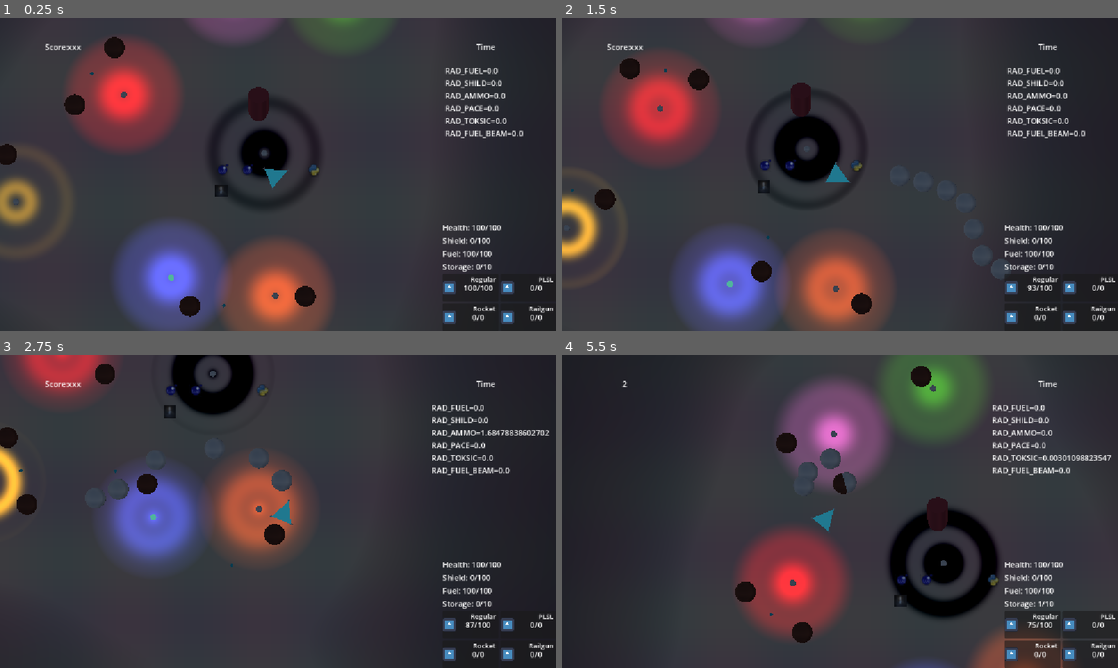
Above: before the commit, frames 1-4 (two rows, left to right).
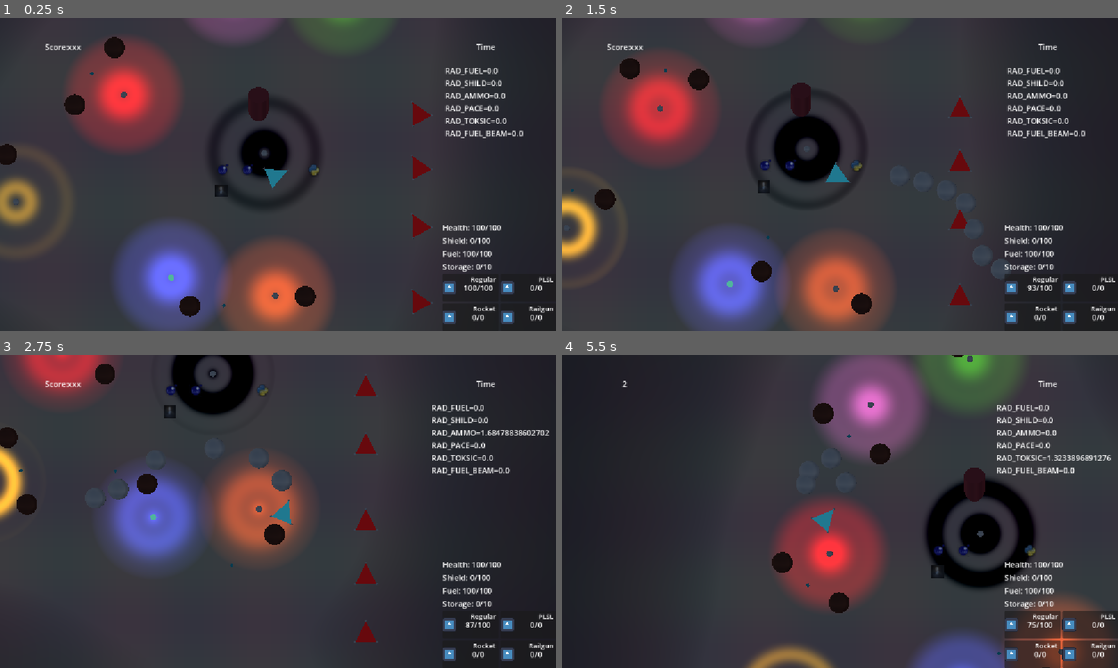
Above: after the commit, the same moments.

Repository: forklovee/SpaceJam2026
Game: Godot game, scene res://main.tscn
Same seed, same stepped clock (60 frames per second), same inputs: the game is played once before the commit and once after it. The engine's default icon, where the game draws it, is replaced by a stand-in: a white triangle on a blue panel in a dark square.
Inputs (mouse positions are in pixels of both pictures, inside the frame that each line leads up to):
- Up to frame 1 (0.25 s): no input
- Up to frame 2 (1.5 s): move the mouse to (962, 158) at 0.52 s; press the mouse at (962, 158) at 0.53 s; hold D (Right) 0.53-1.28 s; move the mouse to (728, 190) at 1.27 s; release the mouse at (728, 190) at 1.28 s; hold S (Down) from 1.28 s (still down); right-click (728, 190) at 1.35 s
- Up to frame 3 (2.75 s): move the mouse to (333, 442) at 2.02 s; release S (Down) at 2.03 s; press the mouse at (333, 442) at 2.03 s; hold D (Right) from 2.03 s (still down)
- Up to frame 4 (5.5 s): move the mouse to (812, 574) at 2.77 s; release D (Right) at 2.78 s; release the mouse at (812, 574) at 2.78 s; hold W (Up) 2.78-3.53 s; right-click (812, 574) at 2.85 s; move the mouse to (1006, 558) at 3.52 s; press the mouse at (1006, 558) at 3.53 s; hold A (Left) 3.53-5.03 s; move the mouse to (673, 464) at 4.27 s; release the mouse at (673, 464) at 4.28 s; right-click (673, 464) at 4.35 s; move the mouse to (867, 511) at 5.02 s; press the mouse at (867, 511) at 5.03 s; hold S (Down) from 5.03 s (still down)

The runs differ from the first frame. In frame 1, 0.5% of the frame differs, in the area x 74-78%, y 26-95%; in frame 2, 0.5%; in frame 3, 0.6%; in frame 4, 29%, in the area x 31-100%, y 0-100%.

Commit message:
enemy_respawn
enemy_respawn

Diff:
--- /dev/null
+++ b/Level/enemy_respawn.gd
@@ -0,0 +1,40 @@
+extends Node3D
+
+class_name EnemyRespawn
+
+enum EnemyType{None,Normal,Big}
+
+var starting_wave=[EnemyType.Normal,EnemyType.Normal]
+var middle_wave=[EnemyType.Normal,EnemyType.Big]
+var final_wave=[EnemyType.Big,EnemyType.Big]
+
+var to_spawn=0
+var time=0.0
+@export var CullDown=3.0
+
+var id=0
+
+var waves=[]
+var wave_type=0
+func _ready() -> void:
+	waves.append(starting_wave)
+	waves.append(middle_wave)
+	waves.append(final_wave)
+
+func _process(delta: float) -> void:
+	if to_spawn>0:
+		time+=delta
+		if time>CullDown:
+			var current_wave:Array=waves[wave_type]
+			if wave_type<2:
+				if id==current_wave.size()-1:
+					wave_type+=1
+			to_spawn-=1
+			time=0.0
+			var p=self.global_position
+			var a=randf()*2*PI
+			p+=Vector3(sin(a),0.0,cos(a))*2.0
+			var e=Data.enemies[current_wave[id]].instantiate()
+			id=(id+1)%(current_wave.size())
+			Game.level.add_child(e)
+			e.global_position=p
--- a/Level/level.gd
+++ b/Level/level.gd
@@ -3,6 +3,7 @@
 signal crystal_amount_changed(level: Level)
 
 @onready var query_plane: SpacePlane = $Space_BG
+@onready var enemyRespawn:EnemyRespawn = $Base2/EnemyRespawn
 
 var crystals_to_gather: Array = []
 
--- a/Level/level.tscn
+++ b/Level/level.tscn
@@ -7,9 +7,11 @@
 [ext_resource type="Script" uid="uid://dm1nvh7d4k27x" path="res://Level/space_bg.gd" id="3_7a20f"]
 [ext_resource type="PackedScene" uid="uid://bao2jybtf0idi" path="res://MainMenu/win.tscn" id="3_nk1il"]
 [ext_resource type="PackedScene" uid="uid://cmcwrxxhrlkj3" path="res://Objects/Base/Base.tscn" id="7_d6qko"]
+[ext_resource type="Script" uid="uid://c4pkp6t5soa0b" path="res://Level/enemy_respawn.gd" id="8_i5g78"]
 [ext_resource type="PackedScene" uid="uid://wlwqk6cwxjmn" path="res://Objects/Crystal/CristalTypes/cristal_lua.tscn" id="8_wqlfs"]
 [ext_resource type="PackedScene" uid="uid://b1n61jmdup3bb" path="res://Objects/Crystal/CristalTypes/cristal_pas.tscn" id="9_py82k"]
 [ext_resource type="PackedScene" uid="uid://cdyvodqui4521" path="res://Objects/Crystal/CristalTypes/cristal_py.tscn" id="10_py82k"]
+[ext_resource type="PackedScene" uid="uid://bclhb4dyt4q6o" path="res://Ship/EnemyShip/base_enemy_ship.tscn" id="11_1teg4"]
 
 [sub_resource type="SphereMesh" id="SphereMesh_7dm0k"]
 
@@ -349,6 +351,9 @@
 [node name="Base2" parent="." unique_id=1424587177 instance=ExtResource("7_d6qko")]
 transform = Transform3D(1, 0, 0, 0, 1, 0, 0, 0, 1, -0.9371481, -0.08077848, 22.076908)
 
+[node name="EnemyRespawn" type="Node3D" parent="Base2" unique_id=2054981514]
+script = ExtResource("8_i5g78")
+
 [node name="cristal" parent="." unique_id=599004292 instance=ExtResource("8_wqlfs")]
 transform = Transform3D(0.3, 0, 0, 0, 0.3, 0, 0, 0, 0.3, -1.4770496, 0.013561487, -0.21904063)
 
@@ -360,3 +365,39 @@
 
 [node name="cristal4" parent="." unique_id=1646615569 instance=ExtResource("10_py82k")]
 transform = Transform3D(0.3, 0, 0, 0, 0.3, 0, 0, 0, 0.3, 1.718091, 0.024409592, -0.20307237)
+
+[node name="BaseEnemyShip" parent="." unique_id=1525440035 instance=ExtResource("11_1teg4")]
+transform = Transform3D(0.23548143, 0, 0.9718788, 0, 1, 0, -0.9718788, 0, 0.23548143, 6.680936, 0, 17.553808)
+max_health = 30
+
+[node name="BaseEnemyShip2" parent="." unique_id=990744461 instance=ExtResource("11_1teg4")]
+transform = Transform3D(0.23548143, 0, 0.9718788, 0, 1, 0, -0.9718788, 0, 0.23548143, 6.680936, 0, 20.343193)
+max_health = 30
+
+[node name="BaseEnemyShip3" parent="." unique_id=68656204 instance=ExtResource("11_1teg4")]
+transform = Transform3D(0.23548143, 0, 0.9718788, 0, 1, 0, -0.9718788, 0, 0.23548143, 6.680936, 0, 14.975929)
+max_health = 30
+
+[node name="BaseEnemyShip4" parent="." unique_id=1716466935 instance=ExtResource("11_1teg4")]
+transform = Transform3D(0.23548143, 0, 0.9718788, 0, 1, 0, -0.9718788, 0, 0.23548143, 6.680936, 0, 8.553808)
+max_health = 30
+
+[node name="BaseEnemyShip5" parent="." unique_id=572426146 instance=ExtResource("11_1teg4")]
+transform = Transform3D(0.23548143, 0, 0.9718788, 0, 1, 0, -0.9718788, 0, 0.23548143, 6.680936, 0, 11.343193)
+max_health = 30
+
+[node name="BaseEnemyShip6" parent="." unique_id=270832613 instance=ExtResource("11_1teg4")]
+transform = Transform3D(0.23548143, 0, 0.9718788, 0, 1, 0, -0.9718788, 0, 0.23548143, 6.680936, 0, 5.9759293)
+max_health = 30
+
+[node name="BaseEnemyShip7" parent="." unique_id=534632788 instance=ExtResource("11_1teg4")]
+transform = Transform3D(0.23548143, 0, 0.9718788, 0, 1, 0, -0.9718788, 0, 0.23548143, 6.680936, 0, -0.4461918)
+max_health = 30
+
+[node name="BaseEnemyShip8" parent="." unique_id=1701762162 instance=ExtResource("11_1teg4")]
+transform = Transform3D(0.23548143, 0, 0.9718788, 0, 1, 0, -0.9718788, 0, 0.23548143, 6.680936, 0, 2.343193)
+max_health = 30
+
+[node name="BaseEnemyShip9" parent="." unique_id=1254339928 instance=ExtResource("11_1teg4")]
+transform = Transform3D(0.23548143, 0, 0.9718788, 0, 1, 0, -0.9718788, 0, 0.23548143, 6.680936, 0, -3.0240707)
+max_health = 30
--- a/Ship/EnemyShip/base_enemy_ship.tscn
+++ b/Ship/EnemyShip/base_enemy_ship.tscn
@@ -1,6 +1,7 @@
 [gd_scene format=3 uid="uid://bclhb4dyt4q6o"]
 
 [ext_resource type="PackedScene" uid="uid://idcyet8cqbav" path="res://Ship/base_ship.tscn" id="1_25uhw"]
+[ext_resource type="Script" uid="uid://b0kioegk77m42" path="res://Ship/EnemyShip/enemy_on_die.gd" id="2_8qru5"]
 
 [sub_resource type="StandardMaterial3D" id="StandardMaterial3D_25uhw"]
 albedo_color = Color(1, 0, 0, 1)
@@ -9,3 +10,8 @@
 
 [node name="MeshInstance3D" parent="." index="0" unique_id=1993636732]
 surface_material_override/0 = SubResource("StandardMaterial3D_25uhw")
+
+[node name="EnemyOnDie" type="Node" parent="." index="5" unique_id=1262769558]
+script = ExtResource("2_8qru5")
+
+[connection signal="died" from="." to="EnemyOnDie" method="_on_base_enemy_ship_died"]
--- /dev/null
+++ b/Ship/EnemyShip/big_enemy_ship.tscn
@@ -0,0 +1,12 @@
+[gd_scene format=3 uid="uid://bl8836kmpng65"]
+
+[ext_resource type="PackedScene" uid="uid://bclhb4dyt4q6o" path="res://Ship/EnemyShip/base_enemy_ship.tscn" id="1_fae2k"]
+
+[sub_resource type="SphereMesh" id="SphereMesh_fae2k"]
+
+[node name="BaseEnemyShip" unique_id=1525440035 instance=ExtResource("1_fae2k")]
+transform = Transform3D(2, 0, 0, 0, 1, 0, 0, 0, 2, 0, 0, 0)
+
+[node name="MeshInstance3D2" type="MeshInstance3D" parent="." index="0" unique_id=1445449167]
+transform = Transform3D(0.5, 0, 0, 0, 0.030167114, 0.49908912, 0, -0.49908912, 0.030167114, 0, 0.258736, 0.17163652)
+mesh = SubResource("SphereMesh_fae2k")
--- /dev/null
+++ b/Ship/EnemyShip/enemy_on_die.gd
@@ -0,0 +1,6 @@
+extends Node
+
+
+func _on_base_enemy_ship_died(ship: Ship) -> void:
+	print("ENEMY DIE!!!!!!!!")
+	Game.level.enemyRespawn.to_spawn+=1
--- a/Singleton/data.gd
+++ b/Singleton/data.gd
@@ -9,5 +9,11 @@
 
 var cristal_shard = ResourceLoader.load( "res://Objects/Crystal/CristalShard/cristal_shard.tscn")
 
+var enemies:Dictionary[EnemyRespawn.EnemyType, PackedScene] = {
+	EnemyRespawn.EnemyType.Normal:ResourceLoader.load("res://Ship/EnemyShip/base_enemy_ship.tscn"),
+	EnemyRespawn.EnemyType.Big:ResourceLoader.load("res://Ship/EnemyShip/big_enemy_ship.tscn")
+
+}
+
 func get_bullet_resource(ammo_type: Bullet3D.Type) -> PackedScene:
 	return bullets[ammo_type]
Not shown, added: Level/enemy_respawn.gd.uid
Not shown, added: Ship/EnemyShip/enemy_on_die.gd.uid
